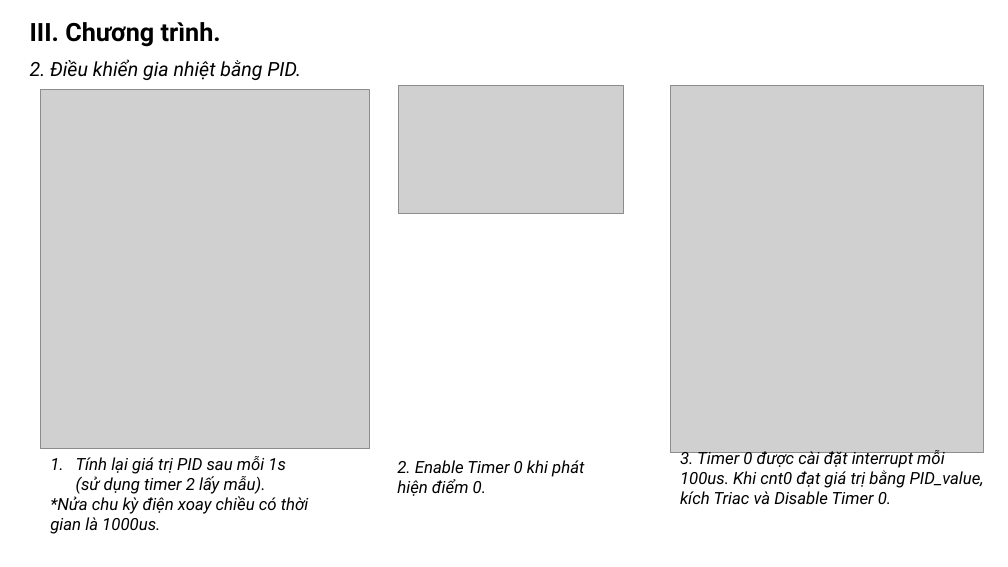
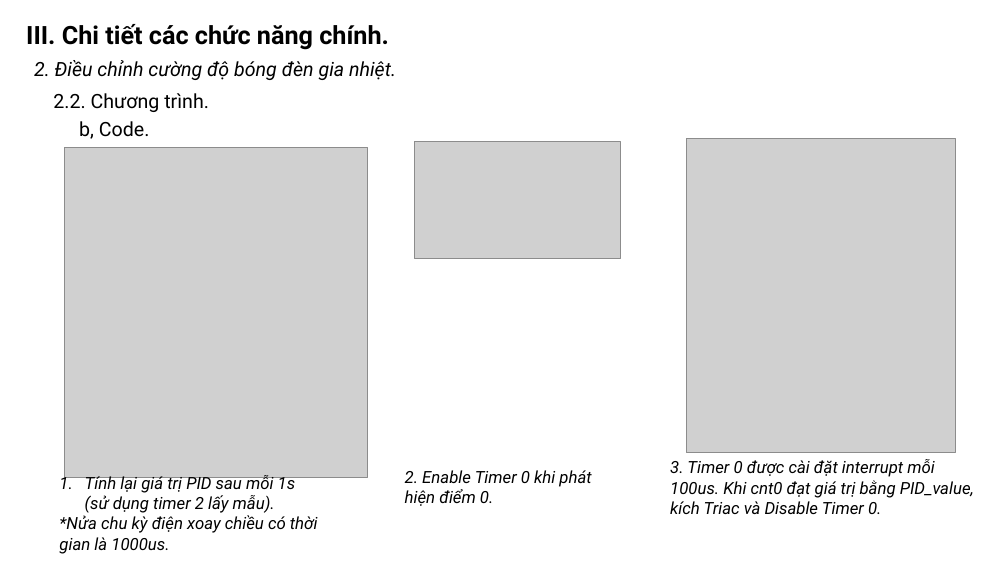
Before and after one commit to khanhnm08/HK_Egg_Incubator, a slide deck: slide 12 of Slide bao cao.pptx (slide 13 before the commit). Drawn at 1008x567 pixels with LibreOffice and Linux fonts; fonts in the diff are those of the drawing; grey boxes stand for pictures. Boxes give left, top, right and bottom in pixels: in the first picture for what was removed or moved away, otherwise in the second. Text is boxed around its words. In the diff, an @@ line names an element or a change of style, - is before the commit and + after.

```diff
--- a/Slide bao cao.pptx
+++ b/Slide bao cao.pptx
@@ text added at bbox=[26, 24, 389, 50], 18 pt, text #000000, bold @@
+III. Chi tiết các chức năng chính.
@@ text at bbox=[34, 60, 396, 80]: text changed @@
-2. Điều khiển gia nhiệt bằng PID.
+2. Điều chỉnh cường độ bóng đèn gia nhiệt.
@@ text at bbox=[53, 93, 209, 112]: text changed; size 18 to 14 pt; bold off @@
-III. Chương trình.
+2.2. Chương trình.
@@ picture: place and size @@
-picture at bbox=[40, 90, 370, 449]
+picture at bbox=[65, 147, 368, 477]
@@ text added at bbox=[79, 121, 150, 139], 14 pt, text #000000 @@
+b, Code.
@@ picture: place and size @@
-picture at bbox=[398, 86, 623, 213]
+picture at bbox=[414, 142, 620, 259]
@@ picture: place and size @@
-picture at bbox=[670, 86, 984, 452]
+picture at bbox=[686, 138, 956, 453]
@@ text "Tính lại giá trị PID ...": place and size @@
-text "Tính lại giá trị PID ..." at bbox=[50, 456, 309, 534]
+text "Tính lại giá trị PID ..." at bbox=[59, 474, 318, 554]
@@ text "2. Enable Timer 0 khi ...": place and size @@
-text "2. Enable Timer 0 khi ..." at bbox=[397, 460, 584, 496]
+text "2. Enable Timer 0 khi ..." at bbox=[405, 470, 591, 506]
@@ text "3. Timer 0 được cài ...": place and size @@
-text "3. Timer 0 được cài ..." at bbox=[680, 449, 984, 504]
+text "3. Timer 0 được cài ..." at bbox=[670, 459, 974, 514]
```
Also in this commit, not shown: 11 other slides changed, 1 slide added.
